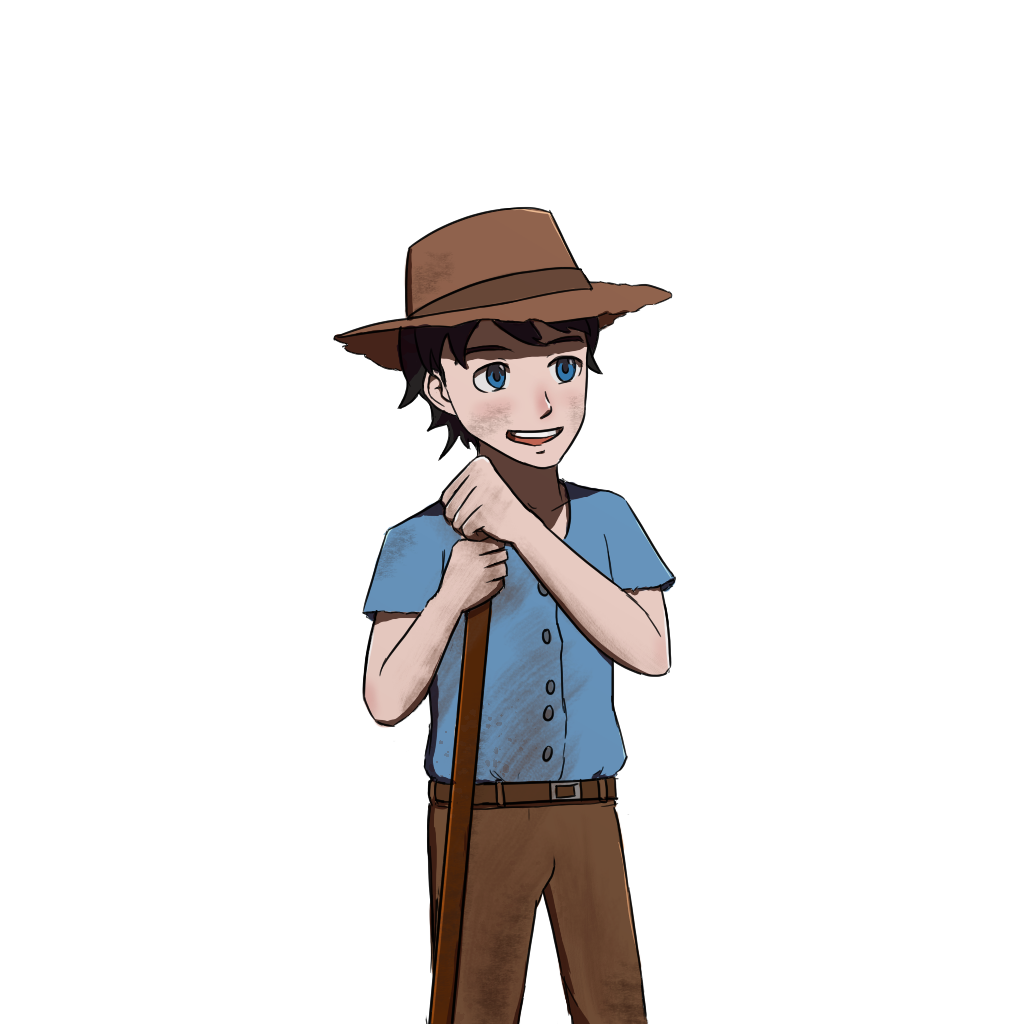
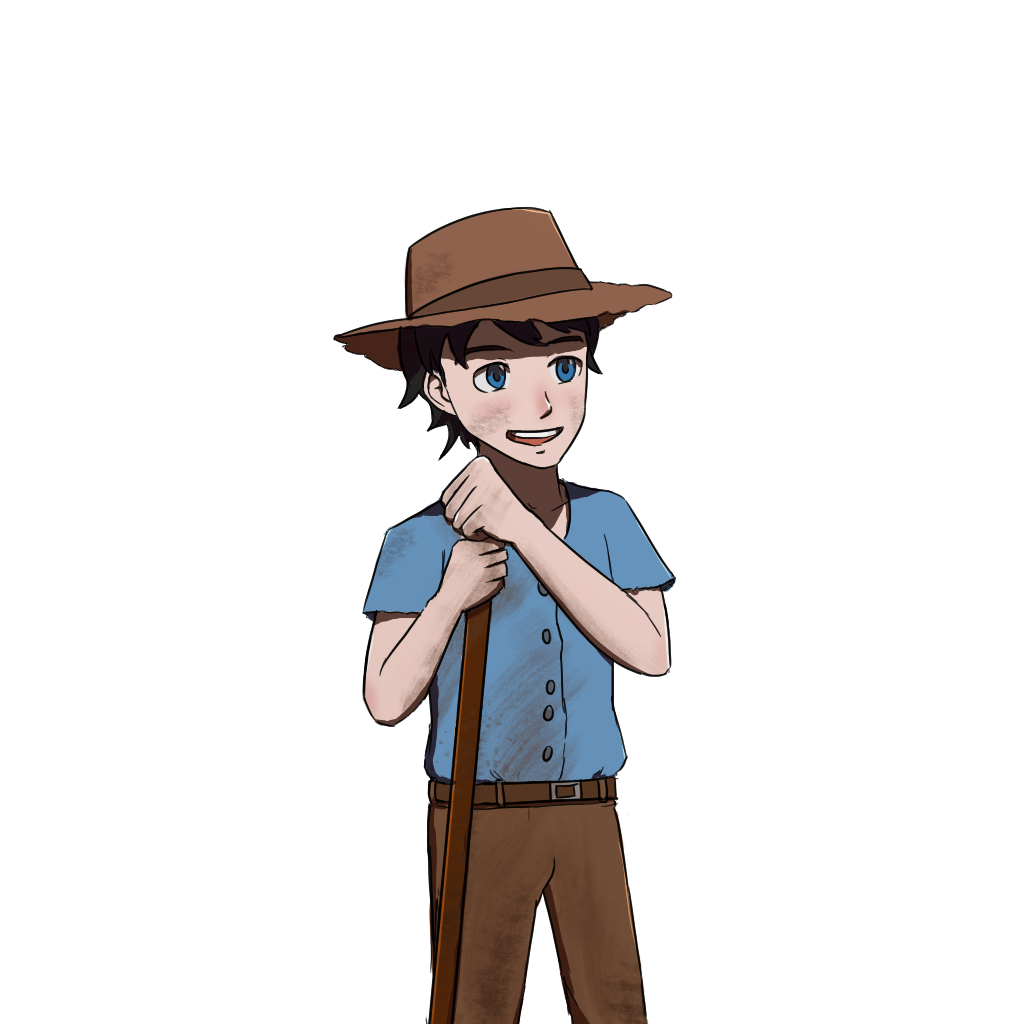
Two versions of the same layered image (w=1024, h=1024). Layer-by-layer changes:
painted on "base coliors" over [375, 722, 391, 728]
